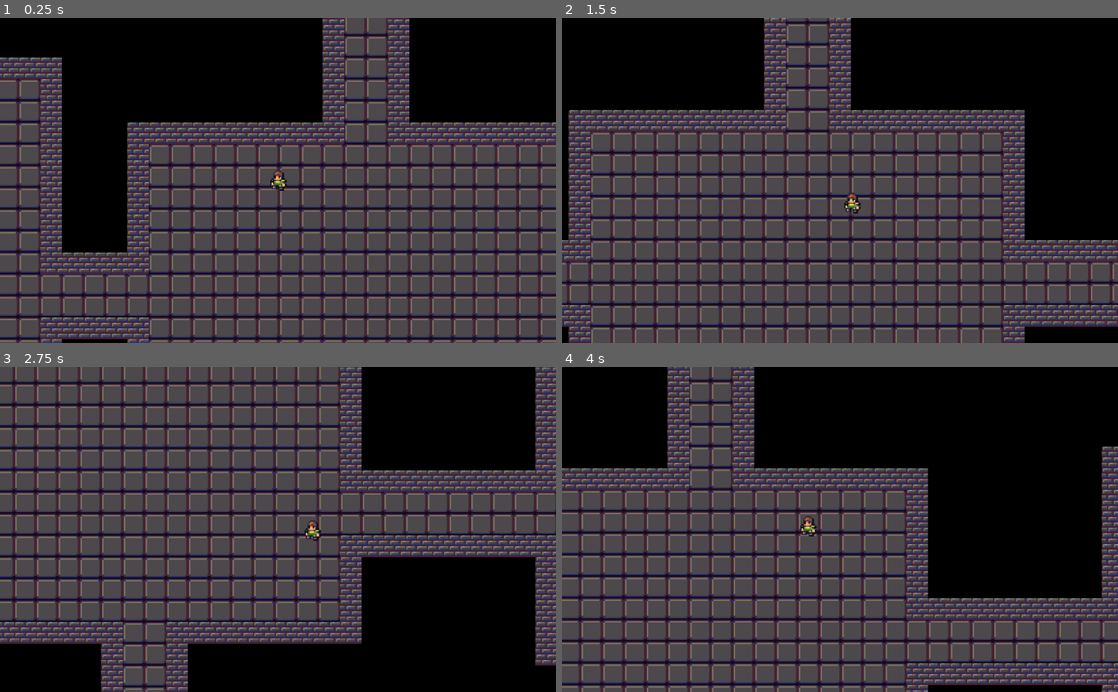
Above: before the commit, frames 1-4 (two rows, left to right).
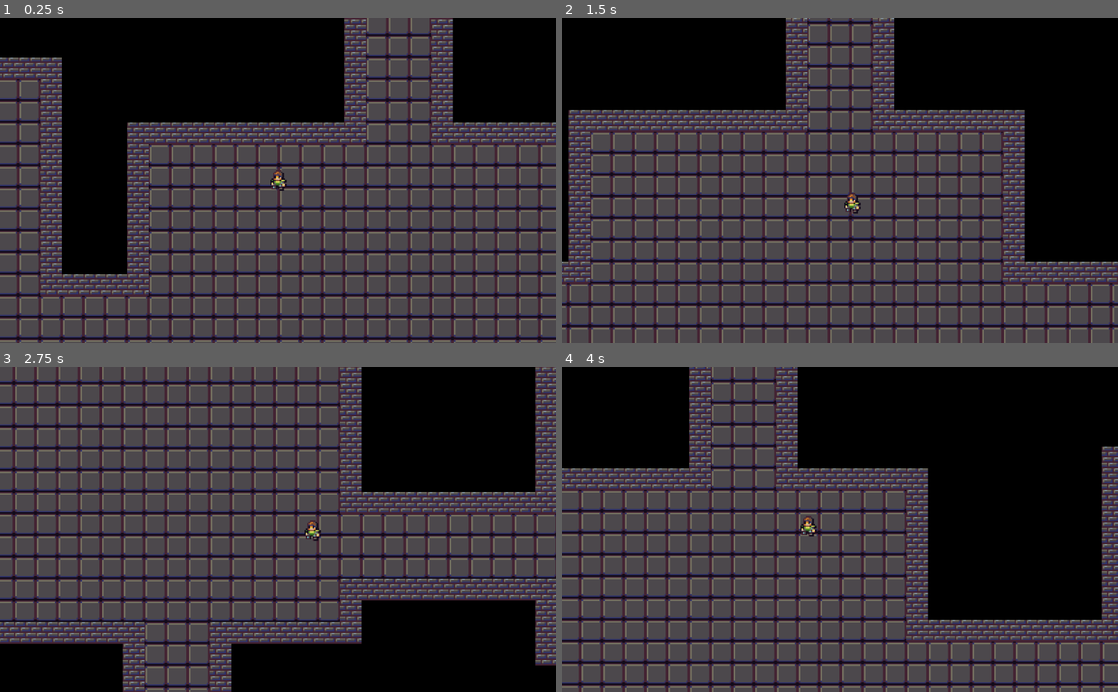
Above: after the commit, the same moments.

Repository: 3akev/waterblade
Game: Godot game, scene res://Main.tscn
The game is run twice, just before and just after one commit, with the same random seed, the same clock (stepped at 60 frames per second) and the same inputs.
Inputs:
- Up to frame 1 (0.25 s): no input
- Up to frame 2 (1.5 s): tap Enter at 0.5 s; hold D (right) 0.53-1.28 s; hold S (down) from 1.28 s (still down)
- Up to frame 3 (2.75 s): release S (down) at 2.03 s; hold D (right) from 2.03 s (still down)
- Up to frame 4 (4 s): release D (right) at 2.78 s; hold W (up) 2.78-3.53 s; hold A (left) from 3.53 s (still down)

The runs differ from the first frame. In frame 1, 8.9% of the frame differs, in the area x 7-82%, y 0-100%; in frame 2, 10%; in frame 3, 14%, in the area x 18-100%, y 31-100%; in frame 4, 12%.

Commit message:
Improve tunnel generation

Diff:
--- a/Core/Constants.gd
+++ b/Core/Constants.gd
@@ -8,3 +8,5 @@
 const ROOM_SLOT_SIZE = MAX_ROOM_SIZE + Vector2(2, 2)
 const MIN_ROOMS_PER_DUNGEON = 6
 const MAX_ROOMS_PER_DUNGEON = 18
+
+const TUNNEL_WIDTH = 4
--- a/Core/Dungeon/Dungeon.gd
+++ b/Core/Dungeon/Dungeon.gd
@@ -35,11 +35,17 @@
 	var room = get_room(room_slot)
 
 	dungeon_placer.place_room(room)
+	rooms[room_slot] = room
+	create_tunnel(previous_room_slot, room_slot)
+
+func create_tunnel(slot1, slot2):
+	var direction = slot1 - slot2
 	if direction in [Vector2.UP, Vector2.DOWN]:
-		dungeon_placer.create_v_tunnel(rooms[previous_room_slot], room)
+		var tunnel = get_v_tunnel(rooms[slot1], rooms[slot2])
+		dungeon_placer.place_v_tunnel(tunnel)
 	else:
-		dungeon_placer.create_h_tunnel(rooms[previous_room_slot], room)
-	rooms[room_slot] = room
+		var tunnel = get_h_tunnel(rooms[slot1], rooms[slot2])
+		dungeon_placer.place_h_tunnel(tunnel)
 
 func get_room(room_slot):
 	var room = Rect2(0, 0, rng.randi_range(Constants.MIN_ROOM_SIZE.x, Constants.MAX_ROOM_SIZE.x), rng.randi_range(Constants.MIN_ROOM_SIZE.y, Constants.MAX_ROOM_SIZE.y))
@@ -47,3 +53,31 @@
 	room.position.x += (Constants.ROOM_SLOT_SIZE.x * (room_slot.x + 1) - room.end.x) / 2
 	room.position.y += (Constants.ROOM_SLOT_SIZE.y * (room_slot.y + 1) - room.end.y) / 2
 	return room
+
+func get_h_tunnel(room1, room2):
+	var x
+	var length
+	if room1.position.x < room2.position.x:
+		x = room1.end.x
+		length = room2.position.x - room1.end.x
+	else:
+		x = room2.end.x
+		length = room1.position.x - room2.end.x
+
+	var y = clamp(room1.position.y + room1.size.y/2, room2.position.y + 2, room2.end.y - 2)
+	var tunnel = Rect2(x, y, length, Constants.TUNNEL_WIDTH)
+	return tunnel
+
+func get_v_tunnel(room1, room2):
+	var y
+	var length
+	if room1.position.y < room2.position.y:
+		y = room1.end.y
+		length = room2.position.y - room1.end.y
+	else:
+		y = room2.end.y
+		length = room1.position.y - room2.end.y
+
+	var x = clamp(room1.position.x + room1.size.x/2, room2.position.x + 2, room2.end.x - 2)
+	var tunnel = Rect2(x, y, Constants.TUNNEL_WIDTH, length)
+	return tunnel
--- a/Core/Dungeon/DungeonPlacer.gd
+++ b/Core/Dungeon/DungeonPlacer.gd
@@ -11,7 +11,7 @@
 
 func place_room(rect):
 	place_floor(rect)
-	# place walls around the room
+
 	for x in range(rect.position.x, rect.end.x + 1):
 		tilemap.set_cell(x, rect.position.y, wall_index)
 		tilemap.set_cell(x, rect.end.y, wall_index)
@@ -19,39 +19,21 @@
 		tilemap.set_cell(rect.position.x, y, wall_index)
 		tilemap.set_cell(rect.end.x, y, wall_index)
 
-func create_h_tunnel(room1, room2):
-	var start
-	var end
-	if room1.position.x < room2.position.x:
-		start = room1.end.x
-		end = room2.position.x
-	else:
-		start = room2.end.x
-		end = room1.position.x
-	var y = clamp(room1.position.y + room1.size.y/2, room2.position.y + 2, room2.end.y - 2)
-	for x in range(start, end + 1):
-		tilemap.set_cell(x, y - 1, wall_index)
-		tilemap.set_cell(x, y, floor_index)
-		tilemap.set_cell(x, y + 1, floor_index)
-		tilemap.set_cell(x, y + 2, wall_index)
+func place_h_tunnel(rect):
+	place_floor(rect)
 
-func create_v_tunnel(room1, room2):
-	var start
-	var end
-	if room1.position.y < room2.position.y:
-		start = room1.end.y
-		end = room2.position.y
-	else:
-		start = room2.end.y
-		end = room1.position.y
-	var x = clamp(room1.position.x + room1.size.x/2, room2.position.x + 2, room2.end.x - 2)
-	for y in range(start, end + 1):
-		tilemap.set_cell(x - 1, y, wall_index)
-		tilemap.set_cell(x, y, floor_index)
-		tilemap.set_cell(x + 1, y, floor_index)
-		tilemap.set_cell(x + 2, y, wall_index)
+	for x in range(rect.position.x, rect.end.x + 1):
+		tilemap.set_cell(x, rect.position.y, wall_index)
+		tilemap.set_cell(x, rect.end.y, wall_index)
+
+func place_v_tunnel(rect):
+	place_floor(rect)
+
+	for y in range(rect.position.y, rect.end.y + 1):
+		tilemap.set_cell(rect.position.x, y, wall_index)
+		tilemap.set_cell(rect.end.x, y, wall_index)
 
 func place_floor(rect):
-	for x in range(rect.position.x + 1, rect.end.x):
-		for y in range(rect.position.y + 1, rect.end.y):
+	for x in range(rect.position.x, rect.end.x + 1):
+		for y in range(rect.position.y, rect.end.y + 1):
 			tilemap.set_cell(x, y, floor_index)
